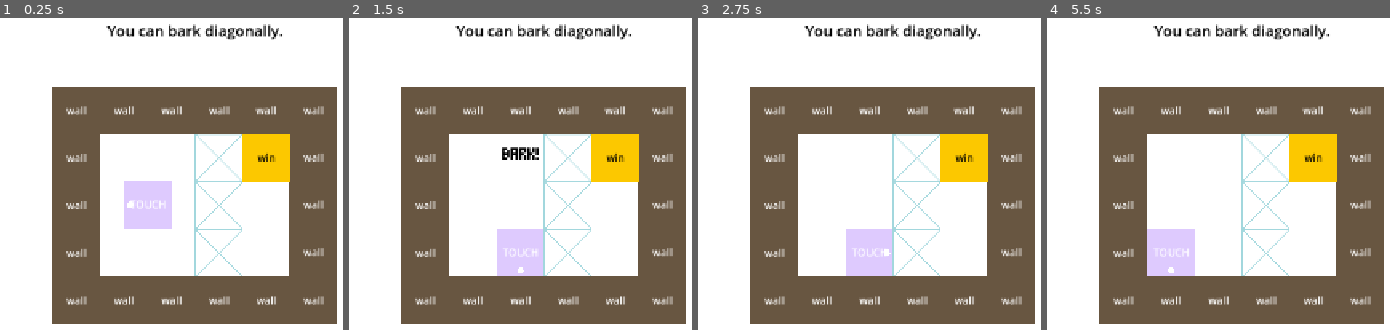
Above: before the commit, frames 1-4 (left to right).
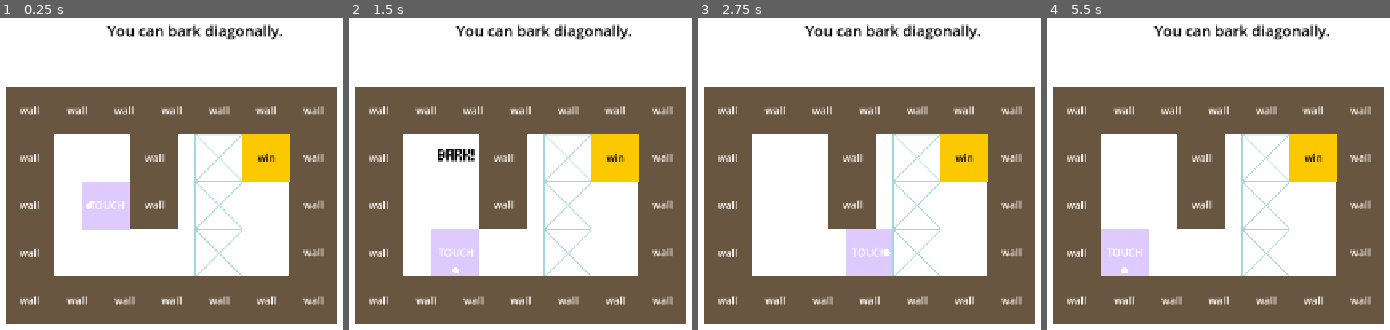
Above: after the commit, the same moments.

Repository: OzelotVanilla/GJ_One
Game: Godot game, scene res://scenes/levels/one_gap/OneGap.tscn
Same seed, same stepped clock (60 frames per second), same inputs: the game is played once before the commit and once after it. The project has no main scene, so this scene is started directly.
Inputs (mouse positions are in pixels of both pictures, inside the frame that each line leads up to):
- Up to frame 1 (0.25 s): no input
- Up to frame 2 (1.5 s): tap Enter at 0.5 s; move the mouse to (outside the picture) at 0.52 s; hold D (move_right) 0.53-1.28 s; hold E (ability_next) 0.53-1.28 s; click (outside the picture) at 0.67 s; tap Space (bark) at 1.25 s; move the mouse to (393, 183) at 1.27 s; hold S (move_down) from 1.28 s (still down); tap Q (ability_prev) at 1.35 s
- Up to frame 3 (2.75 s): move the mouse to (982, 61) at 2.02 s; release S (move_down) at 2.03 s; hold D (move_right) from 2.03 s (still down); hold Space (bark) from 2.03 s (still down)
- Up to frame 4 (5.5 s): move the mouse to (1211, 248) at 2.77 s; release D (move_right) at 2.78 s; release Space (bark) at 2.78 s; hold W (move_up) 2.78-3.53 s; tap E (ability_next) at 2.85 s; click (1211, 248) at 2.92 s; tap Enter at 3.5 s; move the mouse to (outside the picture) at 3.52 s; hold Q (ability_prev) 3.53-4.28 s; hold A (move_left) 3.53-5.03 s; tap Space (bark) at 4.25, 4.35 s; move the mouse to (outside the picture) at 4.27 s; move the mouse to (1290, 161) at 5.02 s; hold S (move_down) from 5.03 s (still down); hold E (ability_next) from 5.03 s (still down); click (1290, 161) at 5.17 s

The runs differ from the first frame. In frame 1, 22% of the frame differs, in the area x 1-52%, y 22-99%; in frame 2, 24%, in the area x 1-57%, y 22-99%; in frame 3, 21%; in frame 4, 23%.

Commit message:
fix - Level "One Gap"

Diff:
--- a/scenes/levels/one_gap/OneGap.tscn
+++ b/scenes/levels/one_gap/OneGap.tscn
@@ -11,10 +11,10 @@
 [node name="WallContainer" type="Node2D" parent="." unique_id=56904327]
 
 [node name="Wall1" parent="WallContainer" unique_id=1943266569 instance=ExtResource("2_cl4lo")]
-position = Vector2(436, 281)
+position = Vector2(361, 281)
 
 [node name="Wall2" parent="WallContainer" unique_id=1721195340 instance=ExtResource("2_cl4lo")]
-position = Vector2(512, 281)
+position = Vector2(437, 281)
 
 [node name="Wall3" parent="WallContainer" unique_id=385048279 instance=ExtResource("2_cl4lo")]
 position = Vector2(588, 281)
@@ -23,19 +23,19 @@
 position = Vector2(664, 281)
 
 [node name="Wall5" parent="WallContainer" unique_id=135910595 instance=ExtResource("2_cl4lo")]
-position = Vector2(436, 357)
+position = Vector2(361, 357)
 
 [node name="Wall6" parent="WallContainer" unique_id=326925203 instance=ExtResource("2_cl4lo")]
-position = Vector2(436, 433)
+position = Vector2(361, 433)
 
 [node name="Wall7" parent="WallContainer" unique_id=518677708 instance=ExtResource("2_cl4lo")]
-position = Vector2(436, 509)
+position = Vector2(361, 509)
 
 [node name="Wall8" parent="WallContainer" unique_id=2107204056 instance=ExtResource("2_cl4lo")]
-position = Vector2(436, 585)
+position = Vector2(361, 585)
 
 [node name="Wall9" parent="WallContainer" unique_id=240757015 instance=ExtResource("2_cl4lo")]
-position = Vector2(512, 585)
+position = Vector2(437, 585)
 
 [node name="Wall10" parent="WallContainer" unique_id=57394718 instance=ExtResource("2_cl4lo")]
 position = Vector2(588, 585)
@@ -64,6 +64,18 @@
 [node name="Wall18" parent="WallContainer" unique_id=232731321 instance=ExtResource("2_cl4lo")]
 position = Vector2(739, 281)
 
+[node name="Wall19" parent="WallContainer" unique_id=1846767427 instance=ExtResource("2_cl4lo")]
+position = Vector2(561, 357)
+
+[node name="Wall20" parent="WallContainer" unique_id=1989611688 instance=ExtResource("2_cl4lo")]
+position = Vector2(561, 432)
+
+[node name="Wall21" parent="WallContainer" unique_id=1482034259 instance=ExtResource("2_cl4lo")]
+position = Vector2(512, 281)
+
+[node name="Wall22" parent="WallContainer" unique_id=1310234618 instance=ExtResource("2_cl4lo")]
+position = Vector2(513, 585)
+
 [node name="AirWall1" parent="WallContainer" unique_id=780942850 instance=ExtResource("3_d8cx8")]
 position = Vector2(664, 357)
 
